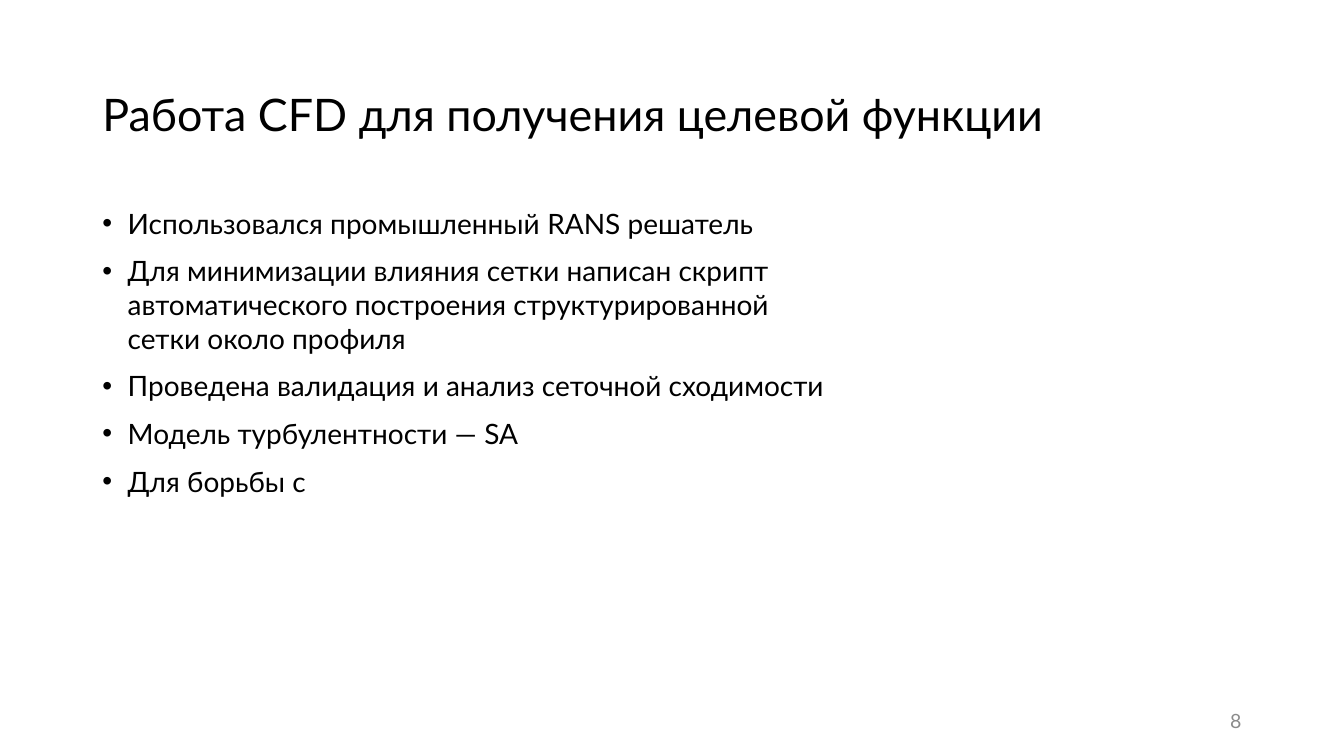
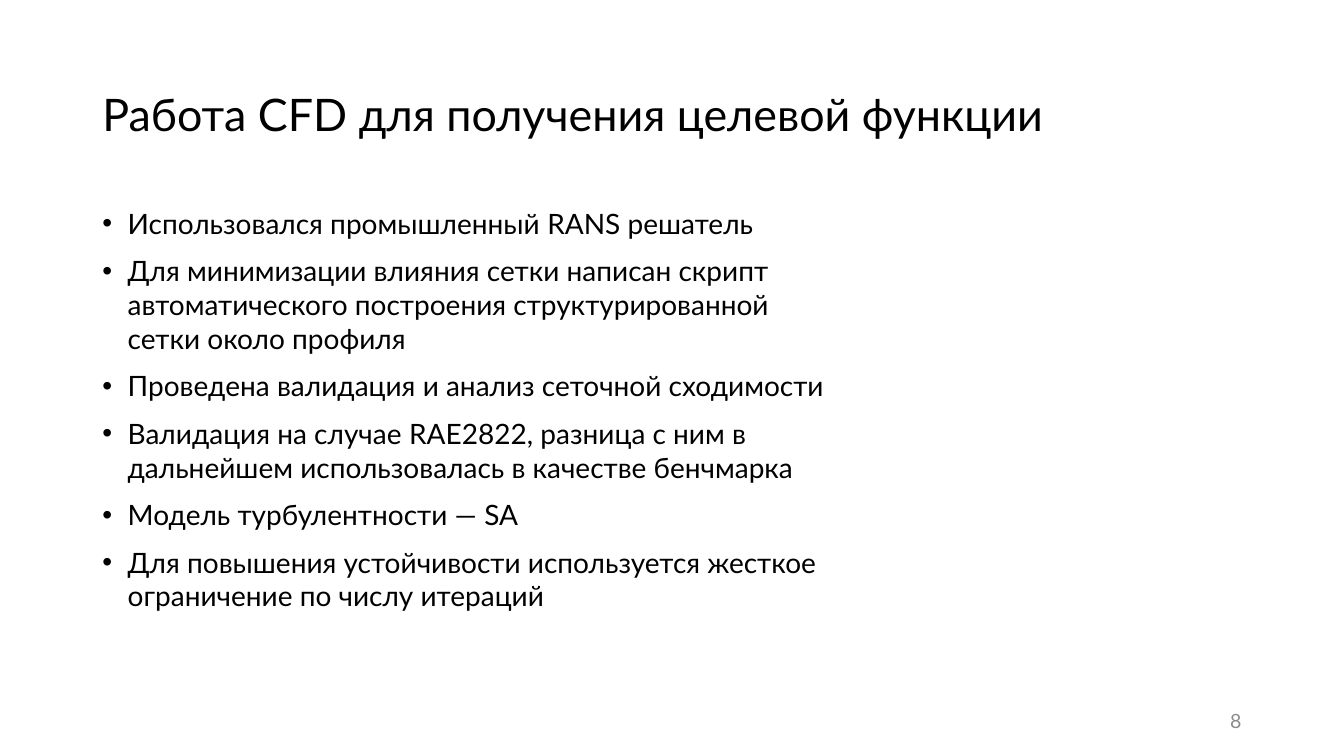
Before and after one commit to 737CMD/Diploma_bac, a slide deck: slide 8 of results/Тексты/Презентация_ВКР Черных.pptx. Drawn at 1344x756 pixels with LibreOffice and Linux fonts; fonts in the diff are those of the drawing; background and template pictures are left out. Boxes give left, top, right and bottom in pixels: in the first picture for what was removed or moved away, otherwise in the second. Text is boxed around its words. In the diff, an @@ line names an element or a change of style, - is before the commit and + after.

```diff
--- a/results/Тексты/Презентация_ВКР Черных.pptx
+++ b/results/Тексты/Презентация_ВКР Черных.pptx
@@ text at [128,423,793,483]: paragraph added @@
+• Валидация на случае RAE2822, разница с ним в дальнейшем использовалась в качестве бенчмарка
@@ text at [128,553,816,611]: text changed @@
-• Для борьбы с
+• Для повышения устойчивости используется жесткое ограничение по числу итераций
```
Also in this commit, not shown: 2 other slides changed, 5 slides added, 2 slides removed.
